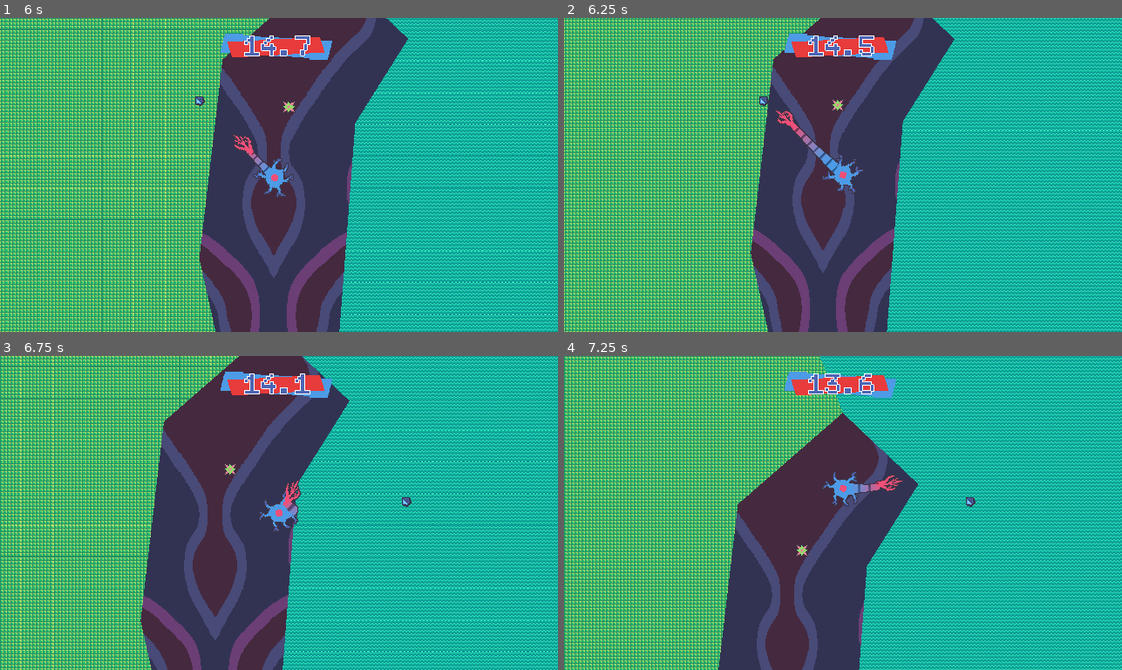
Above: before the commit, frames 1-4 (two rows, left to right).
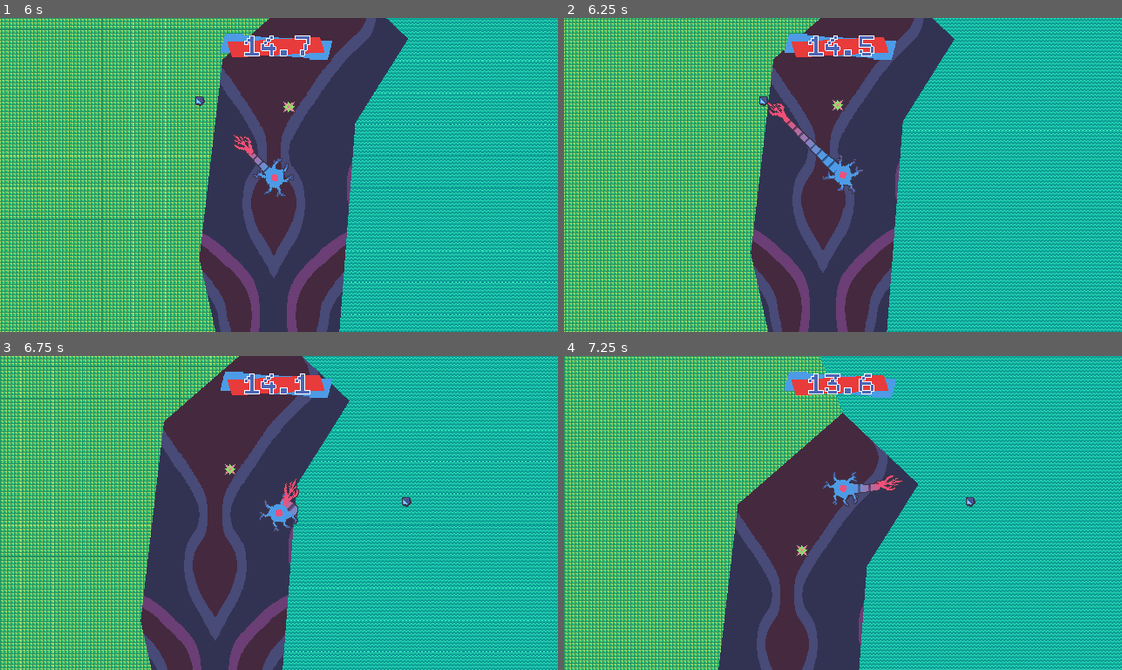
Above: after the commit, the same moments.

Repository: bnhrl/MomentumIsEverythingCountDown
Game: Godot game, scene res://Game/Levels/Level6/level_6.tscn
Same seed, same stepped clock (60 frames per second), same inputs: the game is played once before the commit and once after it. This scene is started directly instead of the project's main scene.
Inputs (mouse positions are in pixels of both pictures, inside the frame that each line leads up to):
- Up to frame 1 (6 s): move the mouse to (401, 159) at 0.52 s; hold D (right) 0.53-1.28 s; click (401, 159) at 0.6 s; move the mouse to (167, 190) at 1.27 s; hold S (down) 1.28-2.03 s; click (167, 190) at 1.35 s; move the mouse to (334, 105) at 2.02 s; hold D (right) 2.03-2.78 s; click (334, 105) at 2.1 s; move the mouse to (251, 237) at 2.77 s; hold W (up) 2.78-3.53 s; click (251, 237) at 2.85 s; move the mouse to (446, 222) at 3.52 s; hold A (left) 3.53-5.03 s; click (446, 222) at 3.6 s; move the mouse to (111, 127) at 4.27 s; click (111, 127) at 4.35 s; move the mouse to (306, 175) at 5.02 s; hold S (down) 5.03-5.78 s; click (306, 175) at 5.1 s; move the mouse to (195, 96) at 5.77 s; hold D (right) from 5.78 s (still down); click (195, 96) at 5.85 s
- Up to frame 2 (6.25 s): keep holding D (right)
- Up to frame 3 (6.75 s): move the mouse to (401, 497) at 6.52 s; release D (right) at 6.53 s; hold W (up) from 6.53 s (still down); click (401, 497) at 6.6 s
- Up to frame 4 (7.25 s): keep holding W (up)

Frame 1 is identical in both runs. In frame 2, 0.3% of the frame differs, in the area x 36-50%, y 26-50%; in frame 3, less than 0.1%; in frame 4, less than 0.1%.

Commit message:
Attempted to fix grapple bug x2 + Level6 additions

Diff:
--- a/Game/Enemies/DigestiveEnzyme/digestive_enzyme.tscn
+++ b/Game/Enemies/DigestiveEnzyme/digestive_enzyme.tscn
@@ -45,5 +45,8 @@
 sprite_frames = SubResource("SpriteFrames_c6smh")
 frame_progress = 0.81931776
 
+[node name="NotBloodParticles" parent="." index="4" unique_id=150136777]
+amount = 64
+
 [node name="IdleTimer" parent="." index="5" unique_id=205446577]
 process_mode = 4
--- a/Game/Levels/Level6/level_6.tscn
+++ b/Game/Levels/Level6/level_6.tscn
@@ -10,6 +10,7 @@
 [ext_resource type="PackedScene" uid="uid://c2mrm5rc4nnir" path="res://Game/GrapplePoints/grapple_point.tscn" id="8_3bwwb"]
 [ext_resource type="PackedScene" uid="uid://bvoyf8gip103i" path="res://Game/Interactable/Gate/gate.tscn" id="8_7njhx"]
 [ext_resource type="PackedScene" uid="uid://bs2swopl87icu" path="res://Game/Interactable/WorldButton/world_button.tscn" id="9_g4df7"]
+[ext_resource type="PackedScene" uid="uid://b26pe4dttgfvl" path="res://Game/DeathPits/death_pit.tscn" id="11_g4df7"]
 [ext_resource type="PackedScene" uid="uid://d3xhd06mdlv8l" path="res://Game/Enemies/WhiteBloodCell/white_blood_cell.tscn" id="11_kmiko"]
 [ext_resource type="PackedScene" uid="uid://b4ofsy8drss" path="res://Game/CompletionZone/completion_zone.tscn" id="12_7njhx"]
 
@@ -275,6 +276,16 @@
 [node name="WorldButton45" parent="Interactables" parent_id_path=PackedInt32Array(1223907740) index="40" unique_id=521567953 instance=ExtResource("9_g4df7")]
 position = Vector2(-179, 4150)
 
+[node name="DeathPit" parent="DeathPits" parent_id_path=PackedInt32Array(1192831106) index="0" unique_id=1582885165 instance=ExtResource("11_g4df7")]
+position = Vector2(545, 2123)
+polygon = PackedVector2Array(-199, 59, 136, -110, 197, -39, -98, 127)
+momentum_required = 200.0
+
+[node name="DeathPit2" parent="DeathPits" parent_id_path=PackedInt32Array(1192831106) index="1" unique_id=2022160928 instance=ExtResource("11_g4df7")]
+position = Vector2(-151, 3149)
+polygon = PackedVector2Array(-142.82352, -117.861595, 48.176476, 171.1384, 151.17648, 120.138405, -62.823524, -205.8616)
+momentum_required = 200.0
+
 [node name="WhiteBloodCell" parent="Enemies" parent_id_path=PackedInt32Array(1295879779) index="0" unique_id=613541596 instance=ExtResource("11_kmiko")]
 position = Vector2(-232, 4101)
 idle_movement = false
--- a/Game/Player/player.gd
+++ b/Game/Player/player.gd
@@ -169,8 +169,7 @@
 			$GrappleSoundPlayer.pitch_scale = randf_range(0.75, 1.25)
 			$GrappleSoundPlayer.play()
 			attempting_to_grapple = true
-			await Delays.wait(0.5)
-			attempting_to_grapple = false
+			$GrappleTimer.start(0.5)
 
 func hit_grapple(node: Node2D) -> void:
 	#print("Grappled " + node.name + "!")
@@ -187,6 +186,11 @@
 	if !grappled_object: return
 	grappled_object = null
 	momentum *= 2
+
+
+func _on_grapple_timer_timeout() -> void:
+	if grappled_object: return
+	attempting_to_grapple = false
 
 
 # Death
--- a/Game/Player/player.tscn
+++ b/Game/Player/player.tscn
@@ -129,7 +129,7 @@
 
 [node name="Collision" type="CollisionShape2D" parent="Model/Grabber" unique_id=344104193]
 z_index = -1
-position = Vector2(15, 0)
+position = Vector2(13, 0)
 shape = SubResource("CircleShape2D_letr6")
 
 [node name="Sprite" type="AnimatedSprite2D" parent="Model/Grabber" unique_id=41229790]
@@ -167,3 +167,9 @@
 randomness = 0.5
 trail_enabled = true
 process_material = SubResource("ParticleProcessMaterial_qwver")
+
+[node name="GrappleTimer" type="Timer" parent="." unique_id=1453170140]
+wait_time = 0.5
+one_shot = true
+
+[connection signal="timeout" from="GrappleTimer" to="." method="_on_grapple_timer_timeout"]
